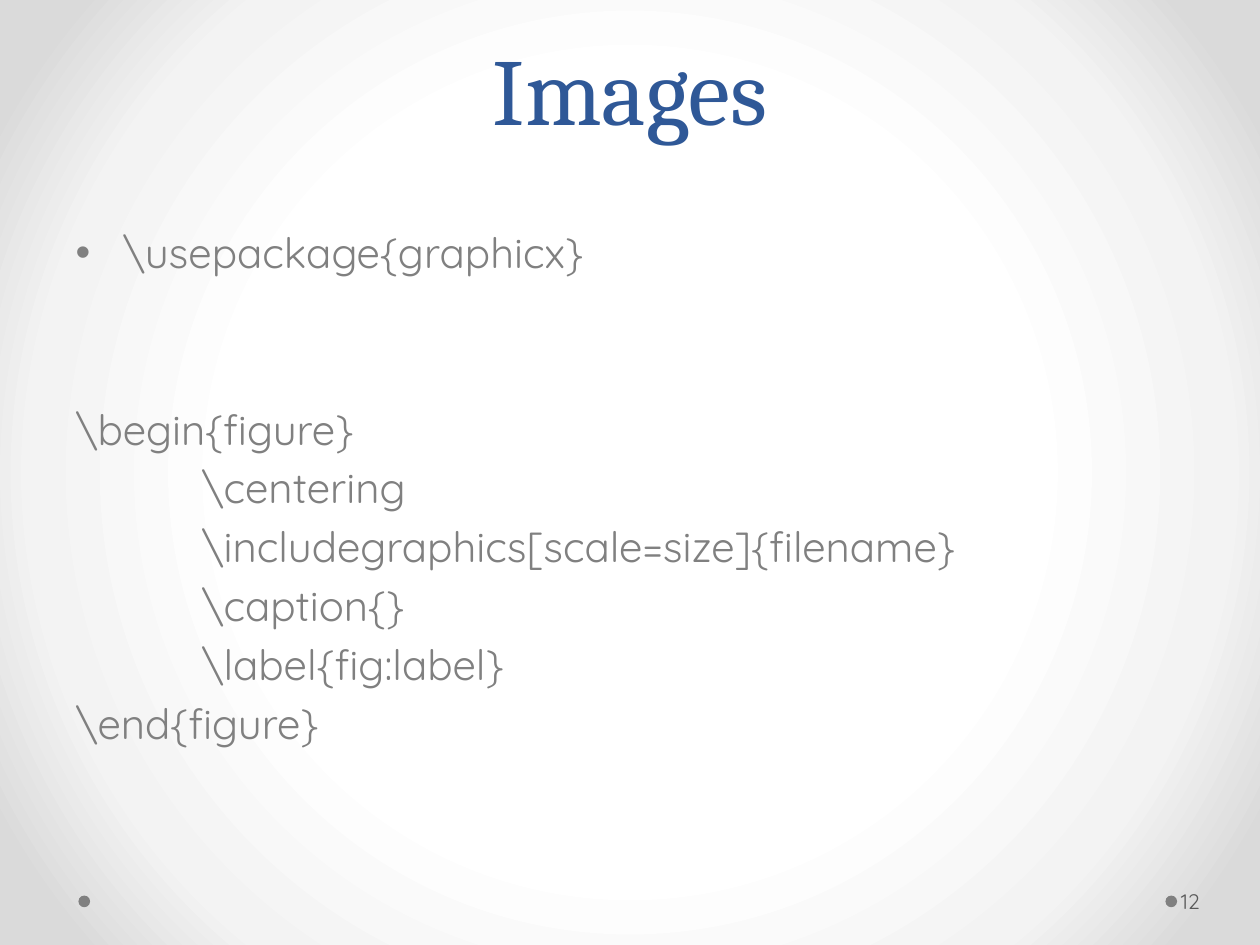
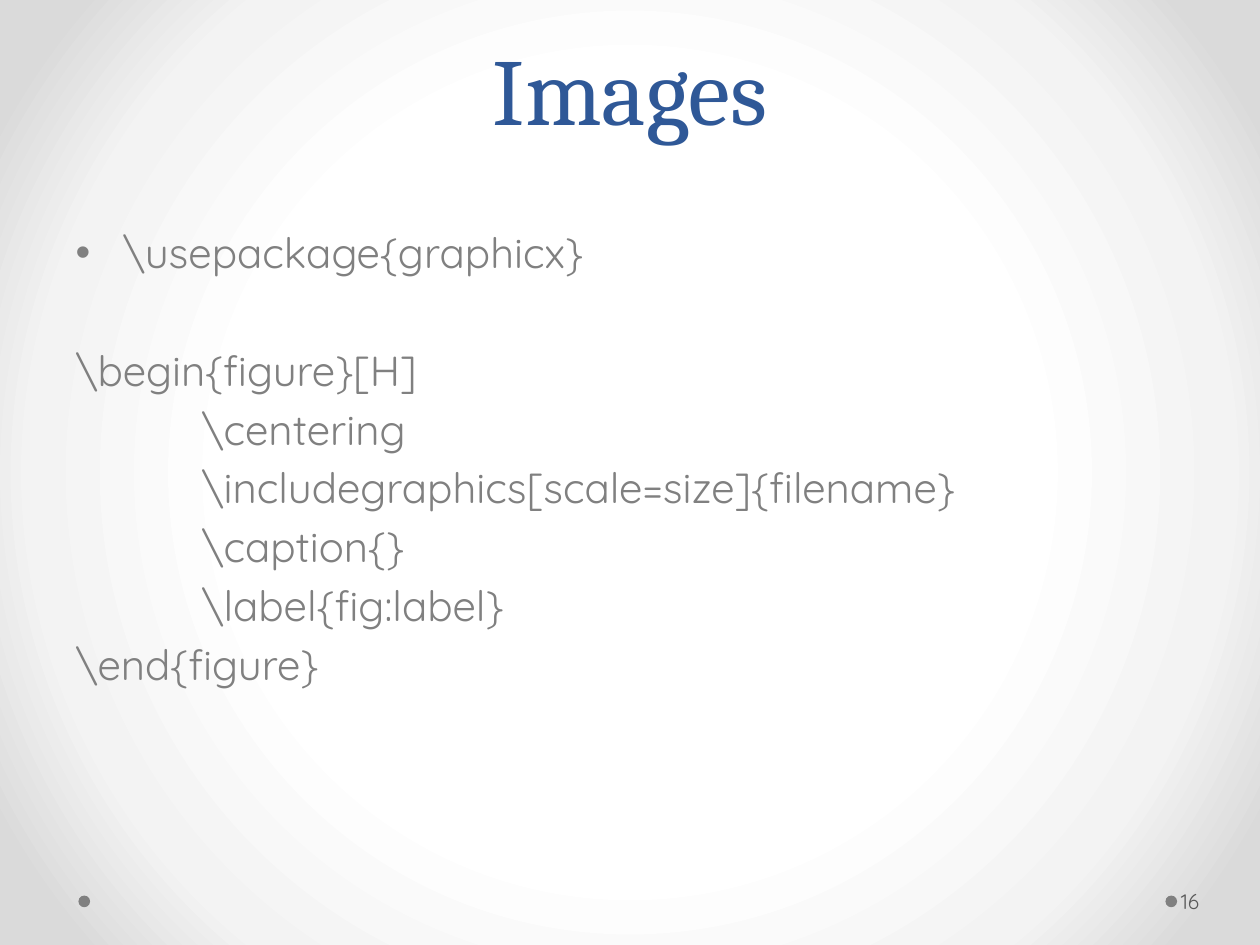
Before and after one commit to Andromedanita/Latex_workshop, a slide deck: slide 17 of Mine.pptx (slide 13 before the commit). Drawn at 1260x945 pixels with LibreOffice and Linux fonts; fonts in the diff are those of the drawing. Boxes give left, top, right and bottom in pixels: in the first picture for what was removed or moved away, otherwise in the second. Text is boxed around its words. In the diff, an @@ line names an element or a change of style, - is before the commit and + after.

```diff
--- a/Mine.pptx
+++ b/Mine.pptx
@@ text at [76,352,417,395]: text changed @@
-\begin{figure}
+\begin{figure}[H]
@@ page number at [1181,894,1199,909]: text changed @@
-12
+16
```
Also in this commit, not shown: 6 other slides changed, 9 slides added, 1 other file.
